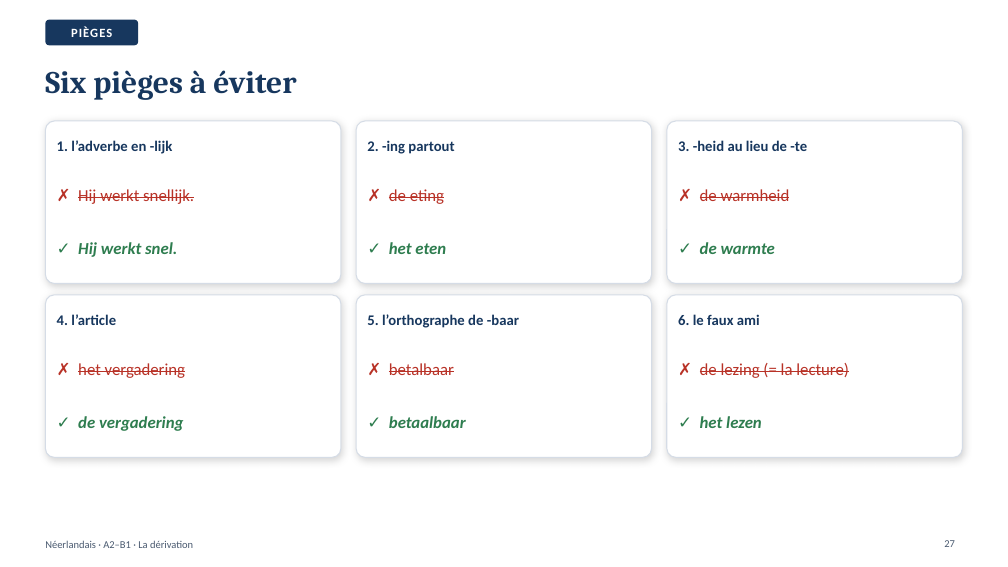
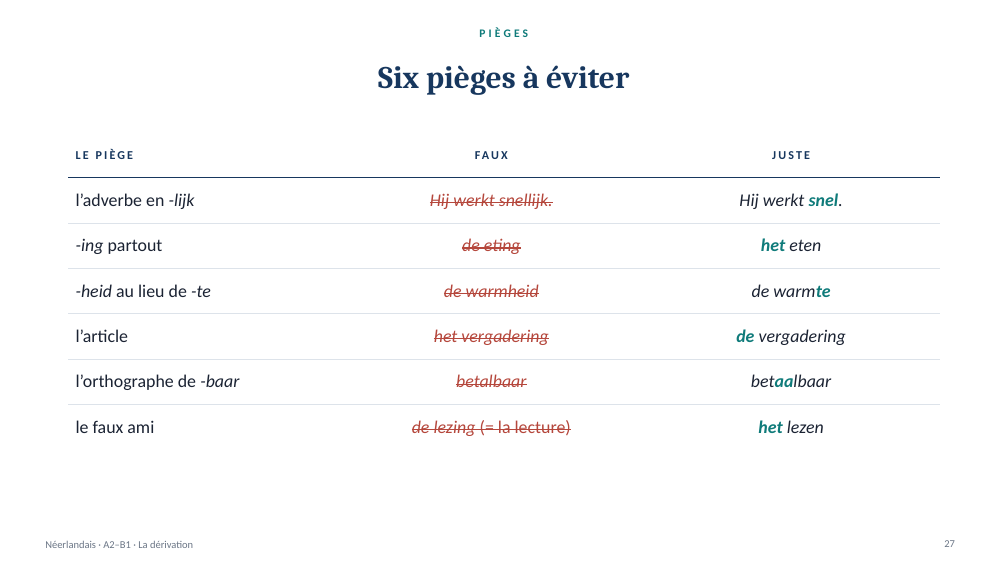
Before and after one commit to ajouniaux/talenleren, a slide deck: slide 27 of neerlandais1/powerpoints/Afleiding_La_derivation.pptx. Drawn at 1008x567 pixels with LibreOffice and Linux fonts; fonts in the diff are those of the drawing. Boxes give left, top, right and bottom in pixels: in the first picture for what was removed or moved away, otherwise in the second. Text is boxed around its words. In the diff, an @@ line names an element or a change of style, - is before the commit and + after.

```diff
--- a/neerlandais1/powerpoints/Afleiding_La_derivation.pptx
+++ b/neerlandais1/powerpoints/Afleiding_La_derivation.pptx
@@ text "PIÈGES": place and size @@
-text "PIÈGES" at <box>45,20,138,45</box>
+text "PIÈGES" at <box>479,27,528,37</box>
@@ text "PIÈGES" at <box>479,27,528,37</box>: size 12 to 11 pt, text colour #FFFFFF to #0F7B7A, letter spacing 1 to 3 pt; fill #17375E to none @@
@@ title "Six pièges à éviter": place and size @@
-title "Six pièges à éviter" at <box>45,70,296,100</box>
+title "Six pièges à éviter" at <box>378,65,629,95</box>
@@ title "Six pièges à éviter" at <box>378,65,629,95</box>: alignment left to centre @@
@@ rounded rectangle removed at <box>45,121,341,284</box> @@
@@ text removed at <box>57,140,173,154</box> @@
-1. l’adverbe en -lijk
@@ table added at <box>68,132,940,440</box>, 7 rows, 3 columns @@
+LE PIÈGE | FAUX | JUSTE
+l’adverbe en -lijk | Hij werkt snellijk. | Hij werkt snel.
+-ing partout | de eting | het eten
+-heid au lieu de -te | de warmheid | de warmte
+l’article | het vergadering | de vergadering
+l’orthographe de -baar | betalbaar | betaalbaar
+le faux ami | de lezing (= la lecture) | het lezen
@@ rounded rectangle removed at <box>356,121,652,284</box> @@
@@ text removed at <box>367,140,454,154</box> @@
-2. -ing partout
@@ rounded rectangle removed at <box>667,121,963,284</box> @@
@@ text removed at <box>678,140,807,151</box> @@
-3. -heid au lieu de -te
@@ text removed at <box>78,189,194,204</box> @@
-✗ Hij werkt snellijk.
@@ text removed at <box>389,189,444,204</box> @@
-✗ de eting
@@ text removed at <box>700,189,790,201</box> @@
-✗ de warmheid
@@ text removed at <box>78,242,177,257</box> @@
-✓ Hij werkt snel.
@@ text removed at <box>389,242,446,254</box> @@
-✓ het eten
@@ text removed at <box>700,242,775,254</box> @@
-✓ de warmte
@@ rounded rectangle removed at <box>45,295,341,457</box> @@
@@ rounded rectangle removed at <box>356,295,652,457</box> @@
@@ rounded rectangle removed at <box>667,295,963,457</box> @@
@@ text removed at <box>57,314,116,325</box> @@
-4. l’article
@@ text removed at <box>367,314,519,328</box> @@
-5. l’orthographe de -baar
@@ text removed at <box>678,314,760,325</box> @@
-6. le faux ami
@@ text removed at <box>78,363,185,378</box> @@
-✗ het vergadering
@@ text removed at <box>389,363,454,375</box> @@
-✗ betalbaar
@@ text removed at <box>700,363,849,378</box> @@
-✗ de lezing (= la lecture)
@@ text removed at <box>78,416,183,431</box> @@
-✓ de vergadering
@@ text removed at <box>389,416,466,428</box> @@
-✓ betaalbaar
@@ text removed at <box>700,416,762,428</box> @@
-✓ het lezen
@@ text "Néerlandais · A2–B1 · La ..." at <box>45,541,193,548</box>: text colour #4A5A70 to #6B7686 @@
@@ page number at <box>944,540,955,547</box>: text colour #4A5A70 to #6B7686 @@
```
Also in this commit, not shown: 53 other slides changed, 3 other files.
